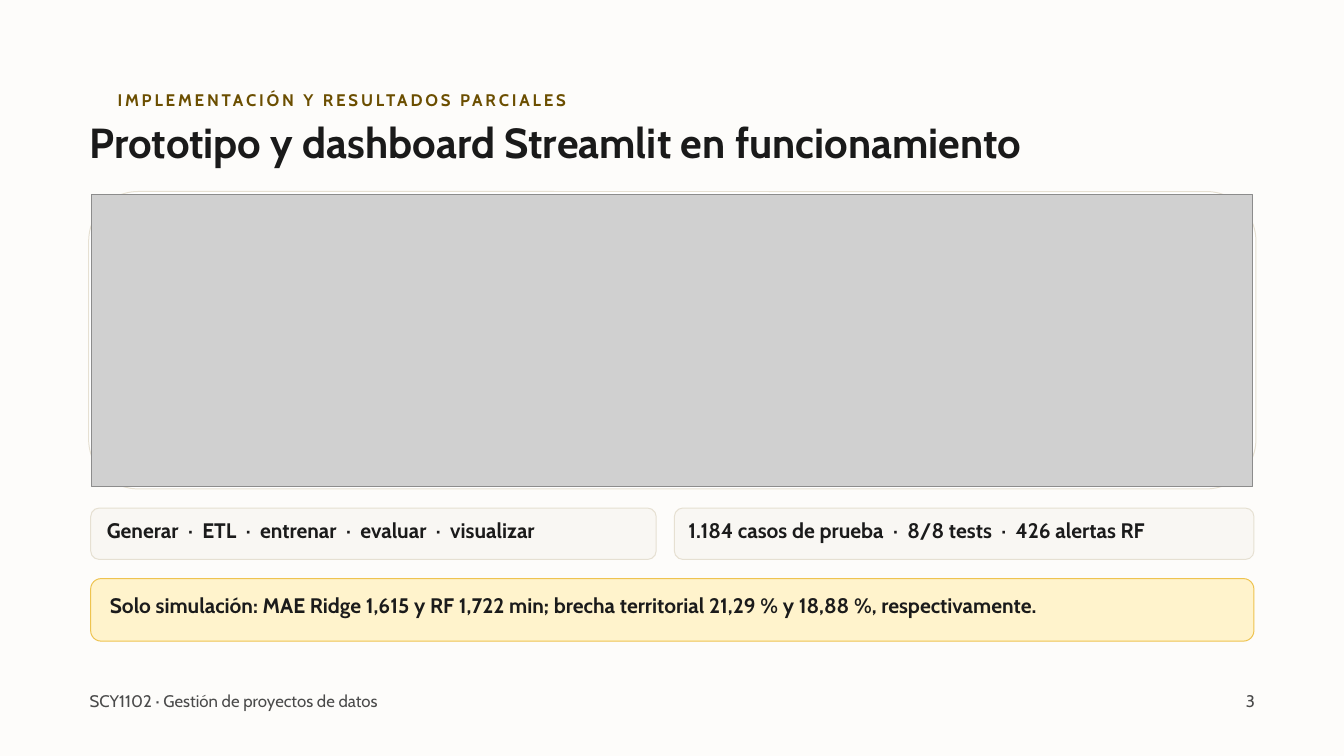
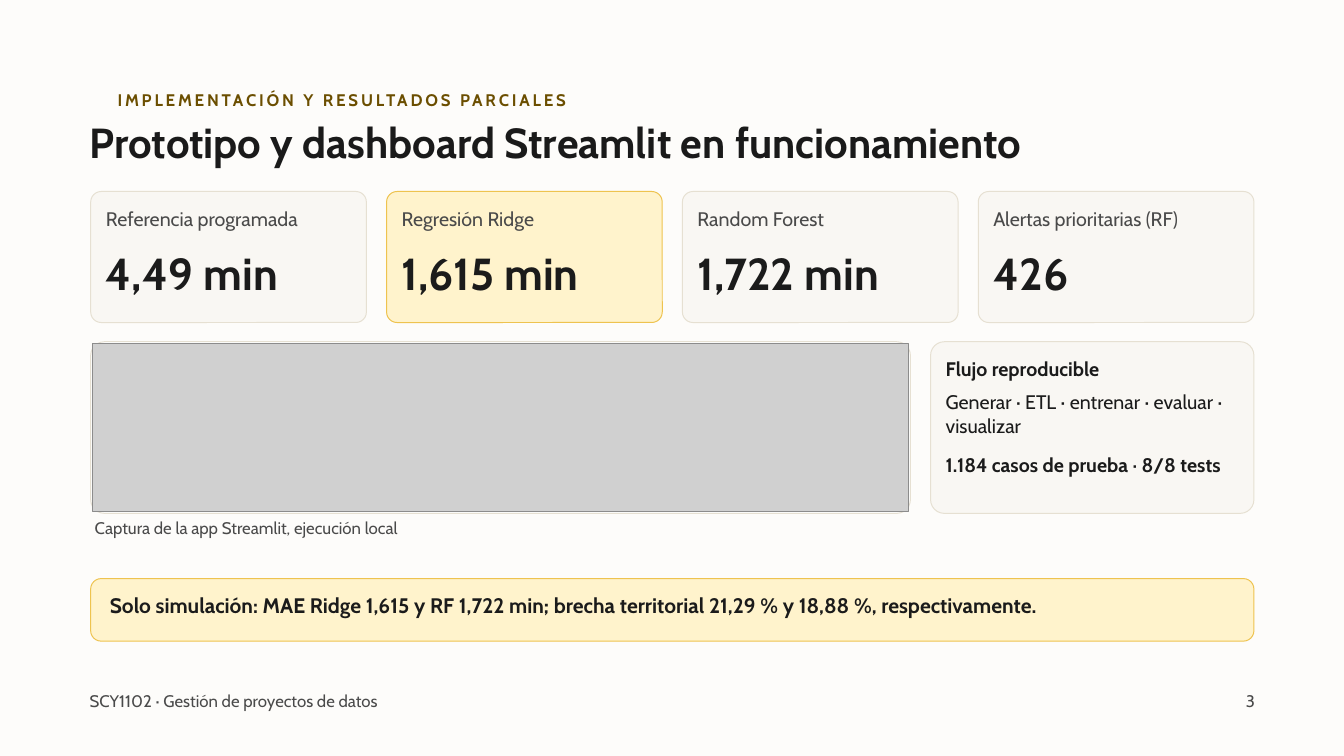
Before and after one commit to sutherlandfoncho/ev3-Gestion, a slide deck: slide 3 of 02_Presentacion_EP6/Presentacion_EP6.pptx. Drawn at 1344x756 pixels with LibreOffice and Linux fonts; fonts in the diff are those of the drawing; grey boxes stand for pictures; background and template pictures are left out. Boxes give left, top, right and bottom in pixels: in the first picture for what was removed or moved away, otherwise in the second. Text is boxed around its words. In the diff, an @@ line names an element or a change of style, - is before the commit and + after.

```diff
--- a/02_Presentacion_EP6/Presentacion_EP6.pptx
+++ b/02_Presentacion_EP6/Presentacion_EP6.pptx
@@ rounded rectangle added at [91, 192, 366, 323], fill #F9F7F3, outline #E6E0D2 0.7 pt @@
@@ picture removed at [92, 195, 1253, 487] @@
@@ rounded rectangle added at [386, 192, 661, 323], fill #FFF3CC, outline #EEC34F 0.7 pt @@
@@ rounded rectangle added at [683, 192, 958, 323], fill #F9F7F3, outline #E6E0D2 0.7 pt @@
@@ rounded rectangle added at [979, 192, 1254, 323], fill #F9F7F3, outline #E6E0D2 0.7 pt @@
@@ text added at [106, 211, 298, 231], 14 pt, text #4A4A4A @@
+Referencia programada
@@ text added at [402, 211, 535, 231], 14 pt, text #4A4A4A @@
+Regresión Ridge
@@ text added at [697, 211, 824, 226], 14 pt, text #4A4A4A @@
+Random Forest
@@ text added at [993, 211, 1178, 231], 14 pt, text #4A4A4A @@
+Alertas prioritarias (RF)
@@ text added at [106, 258, 278, 295], 32 pt, text #1B1B1B, bold @@
+4,49 min
@@ text added at [402, 258, 578, 295], 32 pt, text #1B1B1B, bold @@
+1,615 min
@@ text added at [697, 258, 879, 295], 32 pt, text #1B1B1B, bold @@
+1,722 min
@@ text added at [993, 258, 1068, 291], 32 pt, text #1B1B1B, bold @@
+426
@@ rounded rectangle: place and size @@
-rounded rectangle at [89, 192, 1256, 489]
+rounded rectangle at [91, 342, 910, 513]
@@ rounded rectangle at [91, 342, 910, 513]: proportions changed @@
@@ picture added at [93, 344, 908, 511] @@
@@ rounded rectangle added at [931, 342, 1254, 513], fill #F9F7F3, outline #E6E0D2 0.7 pt @@
@@ text "Generar · ETL · entrenar ...": place and size @@
-text "Generar · ETL · entrenar ..." at [107, 522, 534, 539]
+text "Generar · ETL · entrenar ..." at [946, 394, 1214, 433]
@@ text "Generar · ETL · entrenar ..." at [946, 394, 1214, 433]: size 15 to 14 pt, bold off @@
@@ text added at [946, 361, 1099, 381], 14 pt, text #1B1B1B, bold @@
+Flujo reproducible
@@ text at [946, 457, 1220, 477]: text changed; size 15 to 14 pt @@
-1.184 casos de prueba · 8/8 tests · 426 alertas RF
+1.184 casos de prueba · 8/8 tests
@@ rounded rectangle removed at [91, 508, 656, 560] @@
@@ rounded rectangle removed at [675, 508, 1254, 560] @@
@@ text added at [95, 521, 398, 538], 12 pt, text #4A4A4A @@
+Captura de la app Streamlit, ejecución local
```
Also in this commit, not shown: 1 other slide changed, 1 other file.
